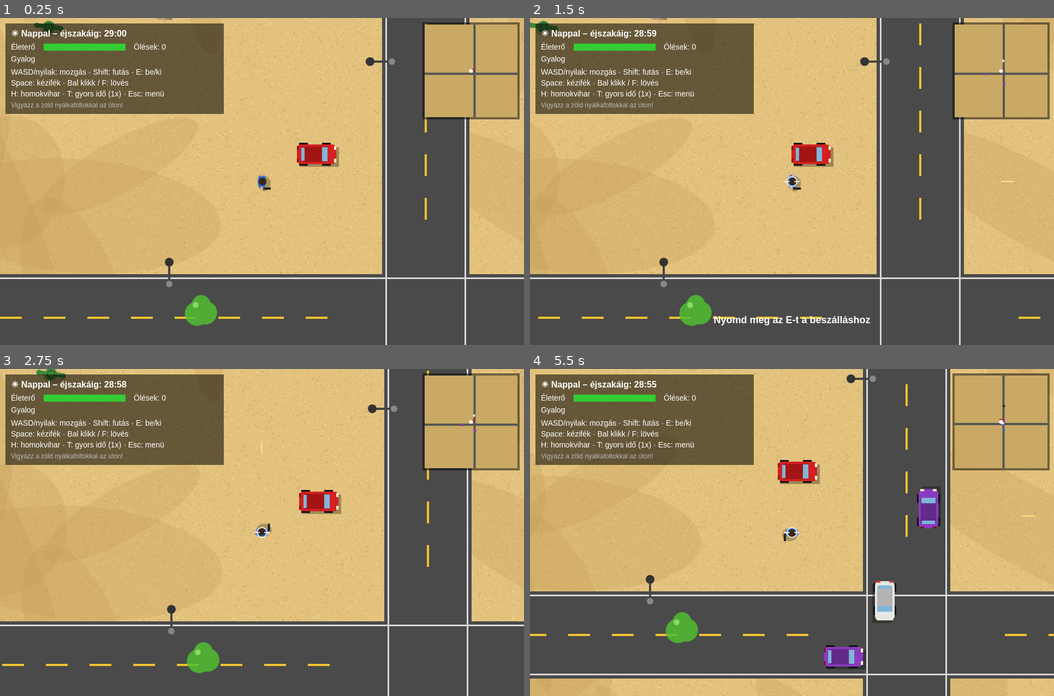
Above: before the commit, frames 1-4 (two rows, left to right).
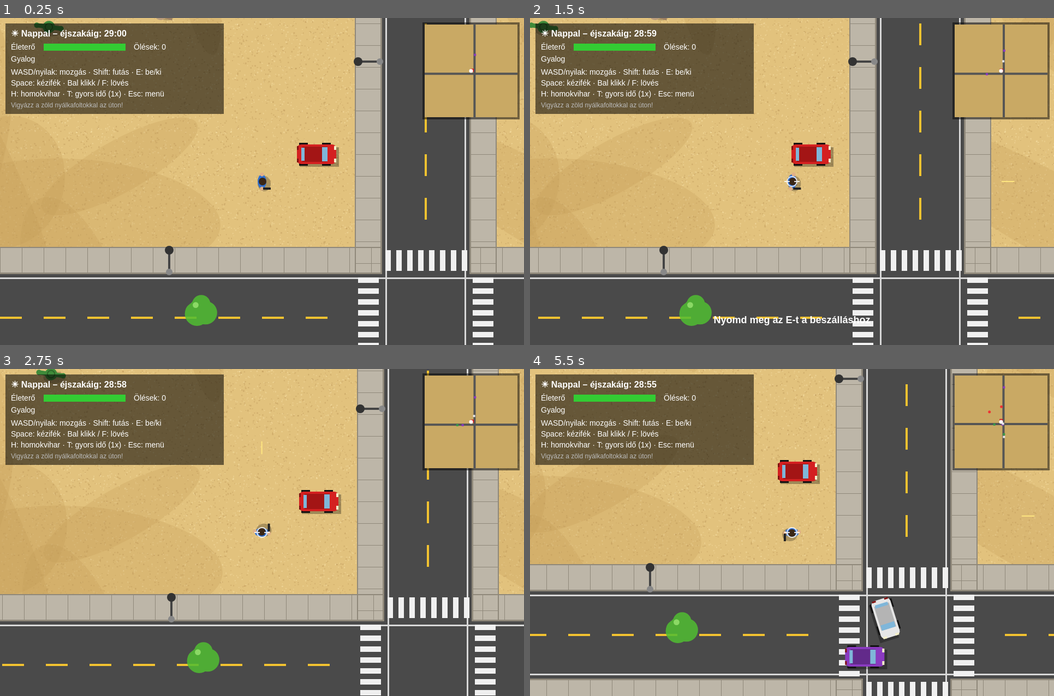
Above: after the commit, the same moments.

Repository: voparin/gta-game
Game: browser game, page index.html
The game is run twice, just before and just after one commit, with the same random seed, the same clock (stepped at 60 frames per second) and the same inputs.
Inputs (mouse positions are in pixels of both pictures, inside the frame that each line leads up to):
- Up to frame 1 (0.25 s): no input
- Up to frame 2 (1.5 s): click (792, 181) at 0.27 s; hold Right from 1.03 s (still down); tap F at 1.1 s
- Up to frame 3 (2.75 s): release Right at 1.53 s; hold Down 1.58-1.85 s; tap F at 1.6, 2.1, 2.6 s; hold Left 1.9-2.47 s; tap D at 2.52 s; hold Up from 2.52 s (still down)
- Up to frame 4 (5.5 s): release Up at 2.82 s; hold Right 2.87-3.53 s; tap F every 0.5 s from 3.1 to 5.1 s; hold Up 3.58-3.82 s; hold Left 3.87-4.3 s; hold Down 4.35-4.68 s; hold Right 4.73-5.23 s; hold Down from 5.28 s (still down)

The runs differ from the first frame. In frame 1, 14% of the frame differs, in the area x 0-100%, y 0-100%; in frame 2, 14%; in frame 3, 14%; in frame 4, 20%.

Commit message:
Járdák és zebrák, a gyalogosok a járdán sétálnak

Diff:
--- a/game.js
+++ b/game.js
@@ -8,7 +8,10 @@
 const ROAD_W = 160;
 const ROAD_SPACING = 5000;       // utak távolsága (rácsban)
 const ROAD_OFFSET = 2500;
-const LAMP_OFF = ROAD_W / 2 + 22;
+const SIDEWALK_W = 50;           // járda szélessége az út mindkét oldalán
+const WALK_OFF = ROAD_W / 2 + 18; // a gyalogosok ezen a vonalon sétálnak (az út közepétől)
+const EDGE = ROAD_W / 2 + SIDEWALK_W;   // út + járda fél szélessége
+const LAMP_OFF = EDGE - 6;        // villanyoszlopok a járda külső szélén
 const C = WORLD / 2;             // a pálya közepe (itt egy kereszteződés van)
 const START_X = C - 300, START_Y = C - 250;   // kezdőhely
 const HALF_CYCLE = 30 * 60;      // 30 perc nappal, 30 perc éjszaka (másodperc)
@@ -114,7 +117,7 @@
       const x = x0 + r() * CHUNK, y = y0 + r() * CHUNK, rad = rMin + r() * (rMax - rMin);
       const rot = r() * Math.PI * 2, seed = r();
       if (x < 60 || y < 60 || x > WORLD - 60 || y > WORLD - 60) continue;
-      if (onRoad(x, y, rad + 40)) continue;
+      if (onRoad(x, y, rad + 40 + SIDEWALK_W)) continue;   // úton és járdán nincs akadály
       if (Math.hypot(x - START_X, y - START_Y) < 250) continue;
       ch.obstacles.push({ x, y, r: rad, type, rot, seed });
     }
@@ -342,7 +345,25 @@
     cooldown: 1 + rand(),
     shirt: kind === 'bandit' ? '#1c1c1c' : PED_SHIRTS[(rand() * PED_SHIRTS.length) | 0],
     head: kind === 'bandit' ? '#b01010' : PED_HAIR[(rand() * PED_HAIR.length) | 0] };
+  if (kind === 'ped') assignSidewalk(p);
   npcs.push(p);
+  return p;
+}
+
+// a gyalogos a legközelebbi járdára áll be, véletlen irányban
+function assignSidewalk(p) {
+  const rx = nearestRoad(p.x), ry = nearestRoad(p.y);
+  if (Math.abs(p.y - ry) < Math.abs(p.x - rx)) { p.axis = 'h'; p.road = ry; p.side = p.y < ry ? -1 : 1; }
+  else { p.axis = 'v'; p.road = rx; p.side = p.x < rx ? -1 : 1; }
+  p.dir = rand() < 0.5 ? -1 : 1;
+  p.lastCross = null;
+}
+const walkLine = p => p.road + p.side * WALK_OFF;
+
+function spawnPedOnSidewalk(axis, road, side, along, dir) {
+  const line = road + side * WALK_OFF;
+  const p = spawnNpc('ped', axis === 'h' ? along : line, axis === 'h' ? line : along);
+  if (dir) p.dir = dir;
   return p;
 }
 
@@ -376,9 +397,14 @@
   };
   const alive = kind => npcs.filter(p => p.kind === kind && !p.dead).length;
 
-  if (alive('ped') < 14) {
-    const pos = ring(700, 1400);
-    if (!obstacleAt(pos.x, pos.y, 15)) spawnNpc('ped', pos.x, pos.y);
+  if (alive('ped') < 14) {           // gyalogosok a közeli járdákon
+    const axis = rand() < 0.5 ? 'h' : 'v', side = rand() < 0.5 ? -1 : 1;
+    const road = nearestRoad(axis === 'h' ? player.y : player.x);
+    const along = clamp((axis === 'h' ? player.x : player.y) + (rand() < 0.5 ? -1 : 1) * (700 + rand() * 700), 300, WORLD - 300);
+    const line = road + side * WALK_OFF;
+    const pos = axis === 'h' ? { x: along, y: line } : { x: line, y: along };
+    const d = dist(pos, player);
+    if (d > 600 && d < 2400 && !obstacleAt(pos.x, pos.y, 15)) spawnPedOnSidewalk(axis, road, side, along);
   }
   if (alive('bandit') < 2 && rand() < dt * 0.2) {
     const pos = ring(1000, 1400);
@@ -470,7 +496,8 @@
     const dx = o.x - c.x, dy = o.y - c.y, d = Math.hypot(dx, dy);
     return d > 0 && d < 150 && (dx * hx + dy * hy) / d > 0.8;
   };
-  const blocked = [car, ...aiCars].some(o => o !== c && ahead(o)) || (!player.inCar && !player.dead && ahead(player));
+  const blocked = [car, ...aiCars].some(o => o !== c && ahead(o)) || (!player.inCar && !player.dead && ahead(player))
+    || npcs.some(p => !p.dead && ahead(p));   // a zebrán átkelő gyalogosnak is megáll
 
   return {
     up: !blocked && fwd < target,
@@ -482,7 +509,7 @@
 
 function updateCarPhysics(c, input, dt) {
   const { up, down, steer, handbrake } = input;
-  const sandy = !onRoad(c.x, c.y);
+  const sandy = !onRoad(c.x, c.y, SIDEWALK_W);   // a járda is szilárd burkolat
   const slimy = slimeEnabled && onSlime(c.x, c.y);
   if (slimy && !c.onSlime) c.spin = (rand() < 0.5 ? -1 : 1) * (2.5 + rand() * 2);   // nyálkán megpördül
   c.onSlime = slimy;
@@ -669,10 +696,11 @@
         p.flee -= dt;
         p.angle = Math.atan2(p.y - p.fy, p.x - p.fx);
         speed = 200;
+        if (p.flee <= 0) assignSidewalk(p);   // megnyugodva visszamegy a járdára
       } else {
         p.wanderT -= dt;
-        if (p.wanderT <= 0) { p.angle = rand() * Math.PI * 2; p.wanderT = 2 + rand() * 4; p.moving = rand() < 0.75; }
-        speed = p.moving ? 60 : 0;
+        if (p.wanderT <= 0) { p.moving = rand() < 0.85; p.wanderT = p.moving ? 4 + rand() * 8 : 1 + rand() * 2; }
+        if (p.moving) { walkSidewalk(p); speed = 60; }
       }
     } else {
       const d = dist(p, player);
@@ -696,6 +724,30 @@
   }
 }
 
+// séta a járdán: a sarkon befordul vagy a zebrán átkel
+function walkSidewalk(p) {
+  const along = p.axis === 'h' ? p.x : p.y;
+  const cross = nearestRoad(along);
+  const corner = cross - p.dir * WALK_OFF;
+  const key = p.axis + p.road + ':' + cross;
+  if (Math.abs(along - corner) < 8 && p.lastCross !== key) {
+    p.lastCross = key;
+    if (rand() < 0.5) {                     // befordul a sarkon, el az úttól
+      const oldRoad = p.road, oldSide = p.side;
+      p.axis = p.axis === 'h' ? 'v' : 'h';
+      p.road = cross;
+      p.side = Math.sign(along - cross) || -1;
+      p.dir = oldSide;
+      p.lastCross = p.axis + p.road + ':' + oldRoad;
+    }
+  }
+  const al = p.axis === 'h' ? p.x : p.y;     // a pálya szélén visszafordul
+  if ((p.dir > 0 && al > WORLD - 300) || (p.dir < 0 && al < 300)) p.dir = -p.dir;
+  const tx = p.axis === 'h' ? p.x + p.dir * 40 : walkLine(p);
+  const ty = p.axis === 'h' ? walkLine(p) : p.y + p.dir * 40;
+  p.angle = Math.atan2(ty - p.y, tx - p.x);
+}
+
 function updateSmoke(dt) {
   for (let i = smoke.length - 1; i >= 0; i--) {
     const p = smoke[i];
@@ -813,7 +865,22 @@
 function drawRoads(view) {
   const xa = Math.max(0, view.x0), xb = Math.min(WORLD, view.x1);
   const ya = Math.max(0, view.y0), yb = Math.min(WORLD, view.y1);
-  const hRoads = roadsIn(view.y0 - ROAD_W, view.y1 + ROAD_W), vRoads = roadsIn(view.x0 - ROAD_W, view.x1 + ROAD_W);
+  const hRoads = roadsIn(view.y0 - EDGE, view.y1 + EDGE), vRoads = roadsIn(view.x0 - EDGE, view.x1 + EDGE);
+  // járdák (az út alatt, így a kereszteződésben az úttest takarja)
+  ctx.fillStyle = '#bdb6a8';
+  for (const R of hRoads) ctx.fillRect(xa, R - EDGE, xb - xa, EDGE * 2);
+  for (const R of vRoads) ctx.fillRect(R - EDGE, ya, EDGE * 2, yb - ya);
+  ctx.fillStyle = '#8f887a';                 // járdaszegély és lapok illesztése
+  for (const R of hRoads) {
+    ctx.fillRect(xa, R - EDGE, xb - xa, 2); ctx.fillRect(xa, R + EDGE - 2, xb - xa, 2);
+    ctx.fillRect(xa, R - ROAD_W / 2 - 3, xb - xa, 3); ctx.fillRect(xa, R + ROAD_W / 2, xb - xa, 3);
+    for (let i = Math.floor(xa / 40) * 40; i < xb; i += 40) { ctx.fillRect(i, R - EDGE, 1, SIDEWALK_W); ctx.fillRect(i, R + ROAD_W / 2, 1, SIDEWALK_W); }
+  }
+  for (const R of vRoads) {
+    ctx.fillRect(R - EDGE, ya, 2, yb - ya); ctx.fillRect(R + EDGE - 2, ya, 2, yb - ya);
+    ctx.fillRect(R - ROAD_W / 2 - 3, ya, 3, yb - ya); ctx.fillRect(R + ROAD_W / 2, ya, 3, yb - ya);
+    for (let i = Math.floor(ya / 40) * 40; i < yb; i += 40) { ctx.fillRect(R - EDGE, i, SIDEWALK_W, 1); ctx.fillRect(R + ROAD_W / 2, i, SIDEWALK_W, 1); }
+  }
   ctx.fillStyle = '#4a4a4a';
   for (const R of hRoads) ctx.fillRect(xa, R - ROAD_W / 2, xb - xa, ROAD_W);
   for (const R of vRoads) ctx.fillRect(R - ROAD_W / 2, ya, ROAD_W, yb - ya);
@@ -822,10 +889,22 @@
   for (const R of vRoads) { ctx.fillRect(R - ROAD_W / 2 + 6, ya, 3, yb - ya); ctx.fillRect(R + ROAD_W / 2 - 9, ya, 3, yb - ya); }
   ctx.fillStyle = '#f2c230';
   for (const R of hRoads) {
-    for (let i = Math.floor(xa / 80) * 80; i < xb; i += 80) if (Math.abs(i - nearestRoad(i)) > ROAD_W) ctx.fillRect(i, R - 2, 40, 4);
+    for (let i = Math.floor(xa / 80) * 80; i < xb; i += 80) if (Math.abs(i - nearestRoad(i)) > EDGE + 10) ctx.fillRect(i, R - 2, 40, 4);
   }
   for (const R of vRoads) {
-    for (let i = Math.floor(ya / 80) * 80; i < yb; i += 80) if (Math.abs(i - nearestRoad(i)) > ROAD_W) ctx.fillRect(R - 2, i, 4, 40);
+    for (let i = Math.floor(ya / 80) * 80; i < yb; i += 80) if (Math.abs(i - nearestRoad(i)) > EDGE + 10) ctx.fillRect(R - 2, i, 4, 40);
+  }
+  // zebrák a kereszteződésekben, ahol a járda átvezet az úttesten
+  ctx.fillStyle = '#f0f0f0';
+  for (const H of hRoads) {
+    for (const V of vRoads) {
+      for (const s of [-1, 1]) {
+        const y0 = s < 0 ? H - EDGE + 6 : H + ROAD_W / 2 + 6;     // a függőleges úton át
+        for (let x = V - ROAD_W / 2 + 6; x < V + ROAD_W / 2 - 6; x += 20) ctx.fillRect(x, y0, 10, SIDEWALK_W - 12);
+        const x0 = s < 0 ? V - EDGE + 6 : V + ROAD_W / 2 + 6;     // a vízszintes úton át
+        for (let y = H - ROAD_W / 2 + 6; y < H + ROAD_W / 2 - 6; y += 20) ctx.fillRect(x0, y, SIDEWALK_W - 12, 10);
+      }
+    }
   }
 }
 
--- a/tests/smoke.test.js
+++ b/tests/smoke.test.js
@@ -26,7 +26,7 @@
 ;global.G = { player, car, aiCars, npcs, bullets, storm, skidMarks, smoke, WORLD, OLD_WORLD, CHUNK, C,
   getChunk, chunkCache, onRoad, onSlime, nearestRoad, spawnNpc, spawnAiCar, damageCar, damagePlayer, nightAmount,
   get time(){return time}, set time(v){time=v}, get timeScale(){return timeScale},
-  set spawn(v){spawnEnabled=v}, set slime(v){slimeEnabled=v}, menu, SKINS, CAR_MODELS,
+  set spawn(v){spawnEnabled=v}, set slime(v){slimeEnabled=v}, menu, SKINS, CAR_MODELS, ROAD_W, SIDEWALK_W, WALK_OFF, EDGE, spawnPedOnSidewalk,
   get clock(){return clock} };`);
 
 const step = n => { for (let i = 0; i < n; i++) { now += 16.7; rafCb(now); } };
@@ -171,6 +171,7 @@
 G.spawn = true;
 step(300);
 check('megjelennek AI gyalogosok', G.npcs.some(p => p.kind === 'ped'));
+check('a megjelenő gyalogosok a járdán / zebrán vannak', G.npcs.filter(p => p.kind === 'ped' && !p.dead).every(p => G.onRoad(p.x, p.y, G.SIDEWALK_W)));
 check('megjelennek AI autók', G.aiCars.length > 0);
 G.spawn = false;
 
@@ -181,6 +182,59 @@
 key('KeyH', true); key('KeyH', false);
 step(300);
 check('H gombra eláll a homokvihar', G.storm.level < 0.1);
+
+// --- járda és sétáló gyalogosok ---
+const onSidewalk = p => {
+  const dy = Math.abs(p.y - G.nearestRoad(p.y)), dx = Math.abs(p.x - G.nearestRoad(p.x));
+  const band = d => d >= G.ROAD_W / 2 && d <= G.EDGE;
+  return band(dy) || band(dx);
+};
+const paved = p => G.onRoad(p.x, p.y, G.SIDEWALK_W);
+let blocking = 0, lampsOnWalkLine = 0;
+for (let cx = 20; cx < 34; cx++) for (let cy = 20; cy < 34; cy++) {
+  const ch = G.getChunk(cx, cy);
+  for (const o of ch.obstacles) if (o.type !== 'lamp' && G.onRoad(o.x, o.y, G.SIDEWALK_W + o.r)) blocking++;
+  for (const l of ch.lamps) {
+    const d = Math.min(Math.abs(l.y - G.nearestRoad(l.y)), Math.abs(l.x - G.nearestRoad(l.x)));
+    if (Math.abs(d - G.WALK_OFF) < 8 + 11) lampsOnWalkLine++;
+  }
+}
+check('a járdán nincs kaktusz vagy szikla', blocking === 0);
+check('a villanyoszlopok nem állják el a sétáló vonalat', lampsOnWalkLine === 0);
+
+G.npcs.length = 0; G.aiCars.length = 0;
+Object.assign(G.player, { x: 14000, y: G.C - 400, inCar: false });
+const walker = G.spawnPedOnSidewalk('h', G.C, -1, 14000, 1);
+Object.assign(walker, { moving: true, wanderT: 99 });
+check('a gyalogos a járdán jelenik meg', onSidewalk(walker));
+const wx0 = walker.x;
+step(180);
+check('a gyalogos végigsétál a járdán', walker.x - wx0 > 80 && onSidewalk(walker));
+
+// hosszabb séta kereszteződéseken át: végig burkolt felületen marad
+const strollers = [];
+for (let i = 0; i < 8; i++) {
+  const p = G.spawnPedOnSidewalk(i % 2 ? 'h' : 'v', G.C, i % 4 < 2 ? -1 : 1, G.C - 200 + i * 50, i % 3 ? 1 : -1);
+  Object.assign(p, { moving: true, wanderT: 99 });
+  strollers.push(p);
+}
+Object.assign(G.player, { x: G.C, y: G.C });
+let offPaved = 0;
+for (let i = 0; i < 1500; i++) {      // ~25 mp
+  step(1);
+  G.player.x = G.C; G.player.y = G.C;  // a közelben maradunk, hogy ne tűnjenek el
+  for (const p of strollers) if (!paved(p)) offPaved++;
+}
+check('a gyalogosok kereszteződéseken át is a járdán / zebrán maradnak', offPaved === 0);
+check('a gyalogosok a sarkon be is fordulnak', strollers.some(p => p.axis !== (strollers.indexOf(p) % 2 ? 'h' : 'v')));
+
+const scared = G.spawnPedOnSidewalk('h', G.C, 1, G.C + 600, 1);
+Object.assign(scared, { flee: 0.5, fx: scared.x, fy: scared.y - 50 });
+step(60);
+Object.assign(scared, { moving: true, wanderT: 99 });
+step(240);
+check('megijedés után visszatér a járdára', onSidewalk(scared));
+G.npcs.length = 0;
 
 // --- Esc menü: szünet, szkin- és autóváltás ---
 Object.assign(G.player, { x: 10000, y: G.C, inCar: false });
